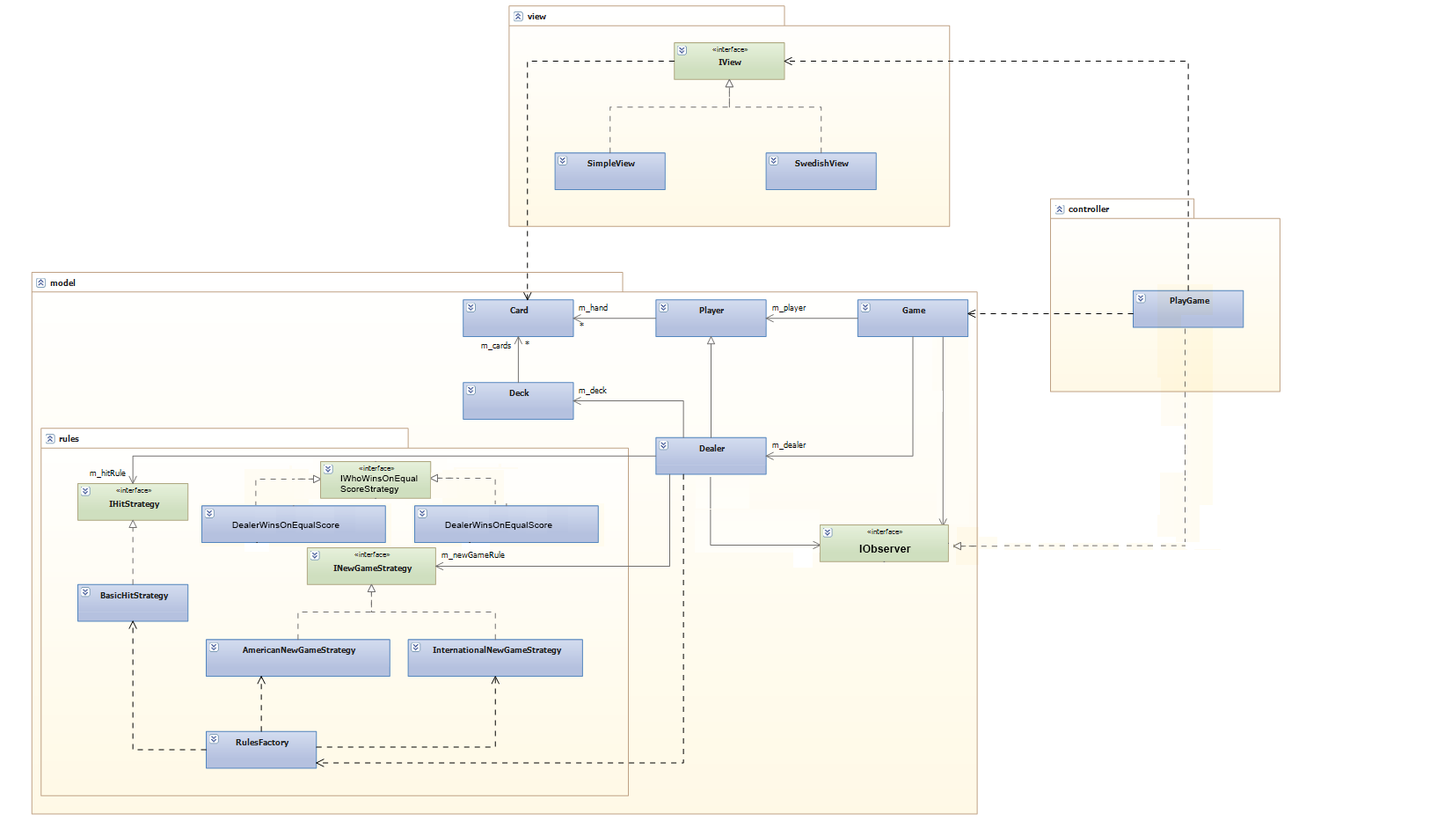
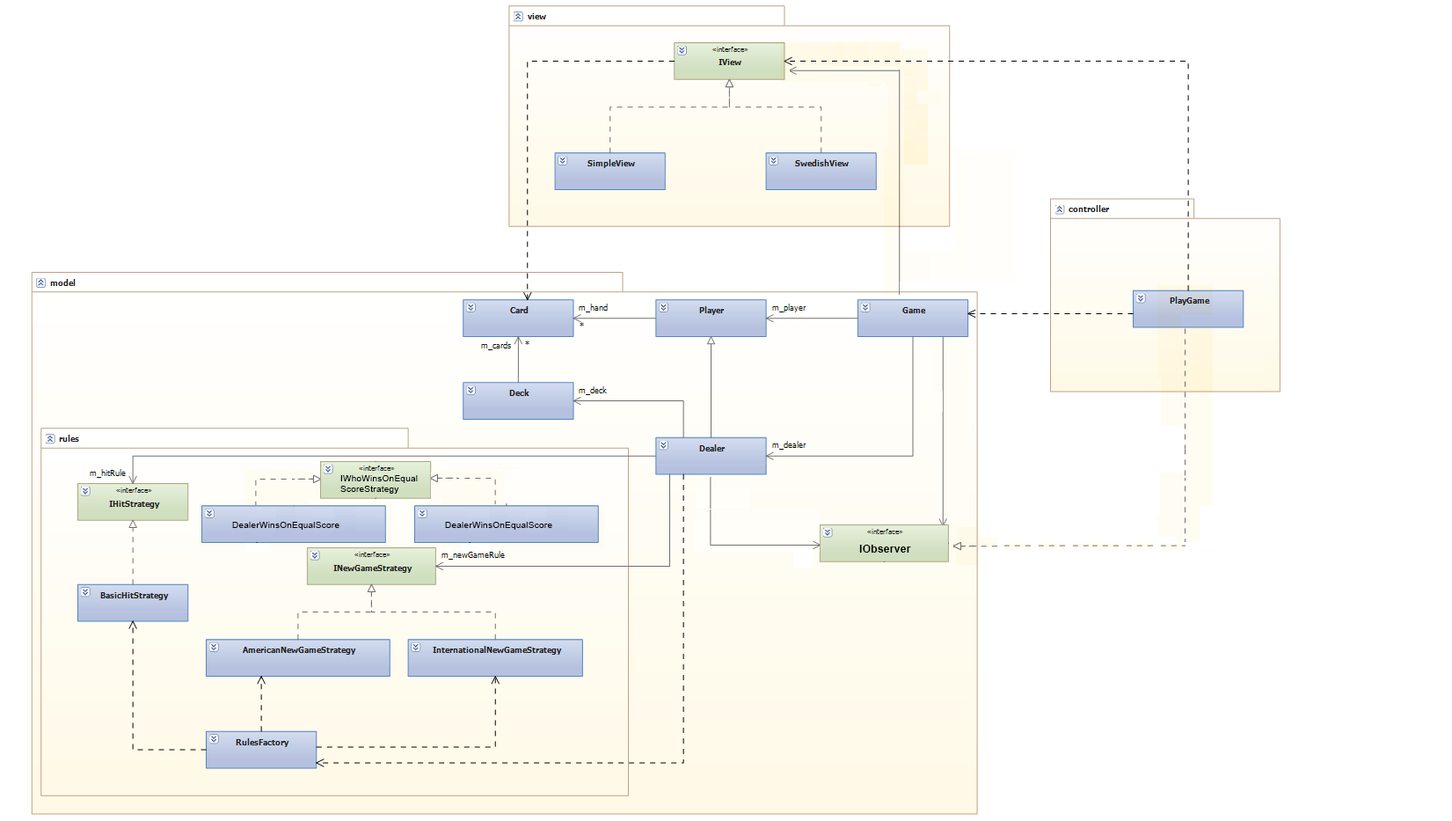
Layer changes from the first (1452, 821) image to the second:
added layer "Lager 10" (multiply) in group "DealerWins kopiera" over [780, 42, 1019, 296]
